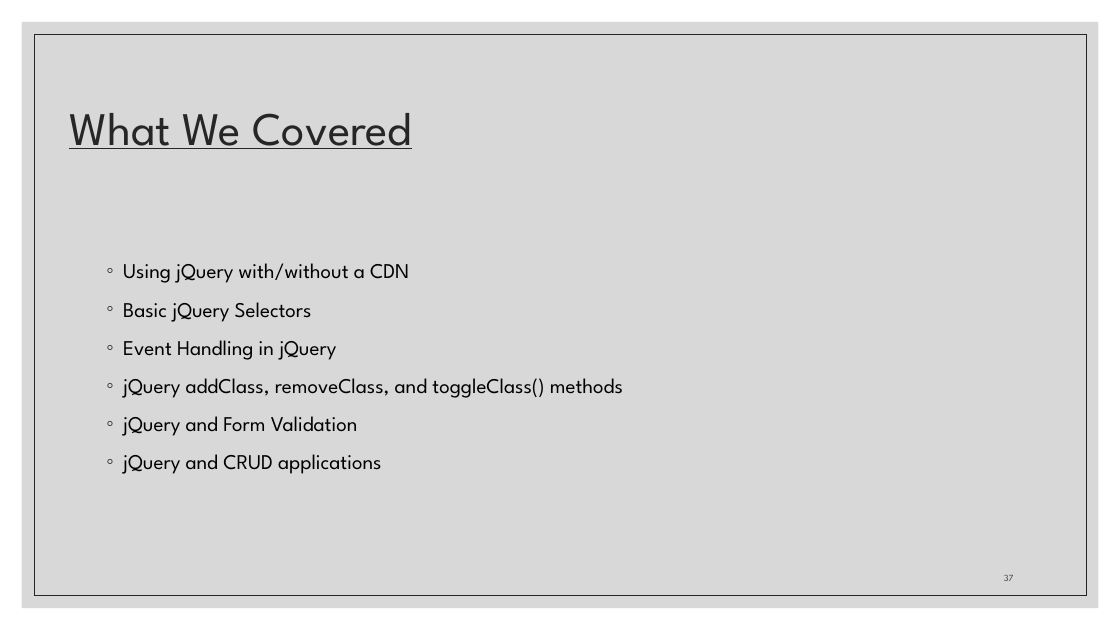
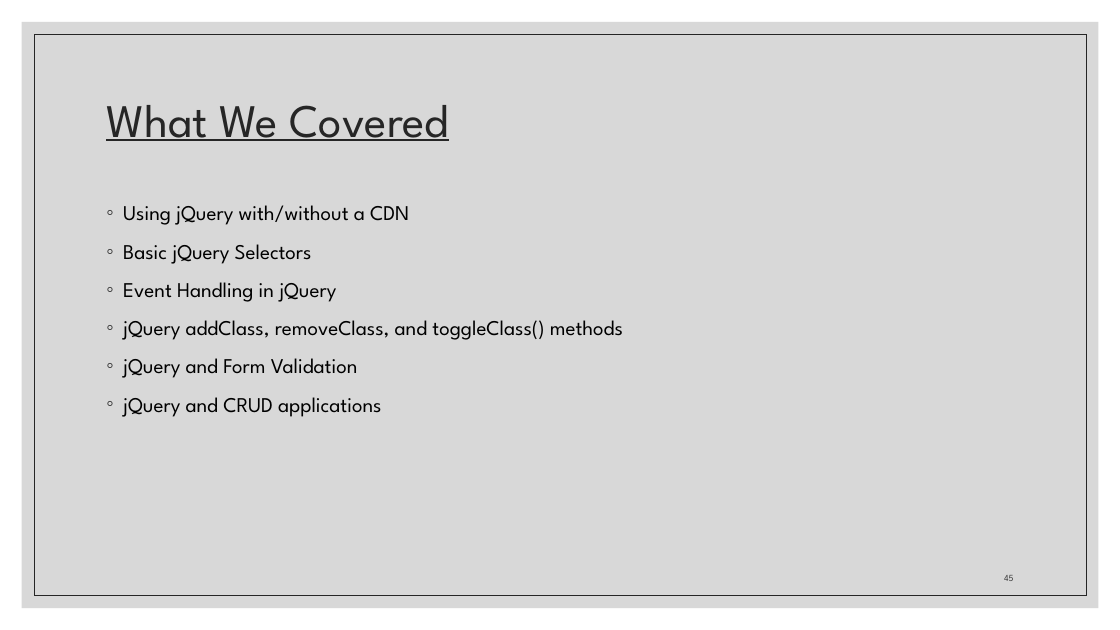
Before and after one commit to zackstotts/base-node-curriculum, a slide deck: slide 45 of unit_00/html_review/05 jQuery.pptx (slide 37 before the commit). Drawn at 1120x630 pixels with LibreOffice and Linux fonts; fonts in the diff are those of the drawing. Boxes give left, top, right and bottom in pixels: in the first picture for what was removed or moved away, otherwise in the second. Text is boxed around its words. In the diff, an @@ line names an element or a change of style, - is before the commit and + after.

```diff
--- a/unit_00/html_review/05 jQuery.pptx
+++ b/unit_00/html_review/05 jQuery.pptx
@@ title "What We Covered": place and size @@
-title "What We Covered" at [69,113,413,149]
+title "What We Covered" at [106,105,450,141]
@@ text "Using jQuery with/without a CDN": place and size @@
-text "Using jQuery with/without a CDN" at [123,263,623,474]
+text "Using jQuery with/without a CDN" at [123,205,623,417]
@@ page number at [1004,575,1013,581]: text changed @@
-37
+45
```
Also in this commit, not shown: 34 other slides changed, 10 slides added, 2 slides removed.
